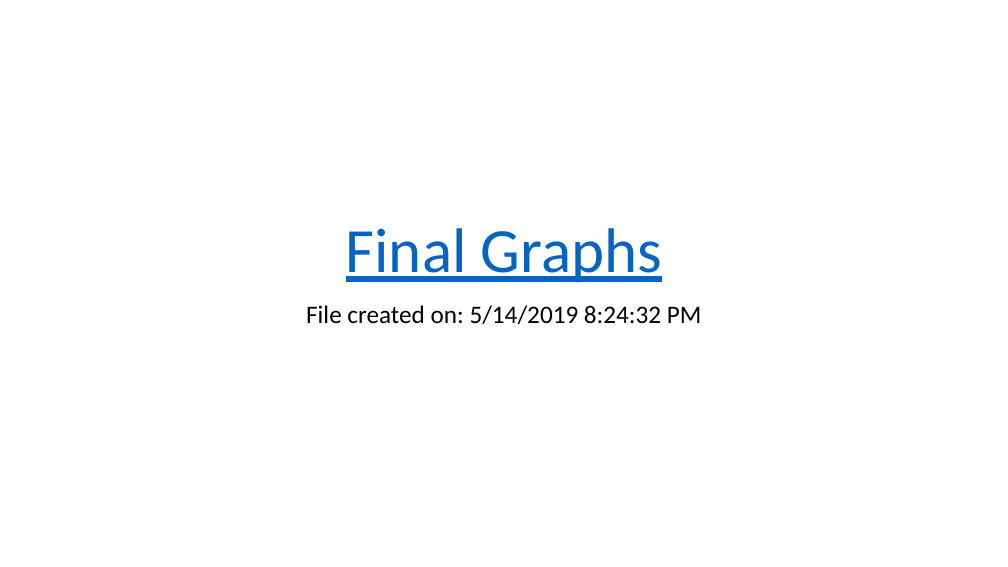
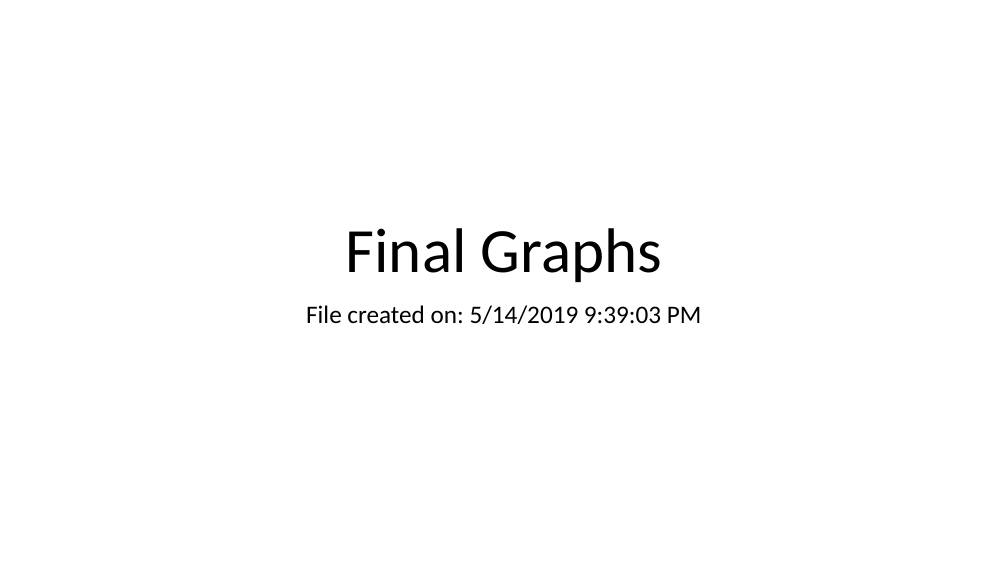
Before and after one commit to CamillaBahr/Final-Project, a slide deck: slide 1 of Cammi's work/final graphs.pptx. Drawn at 1008x567 pixels with LibreOffice and Linux fonts; fonts in the diff are those of the drawing. Boxes give left, top, right and bottom in pixels: in the first picture for what was removed or moved away, otherwise in the second. Text is boxed around its words. In the diff, an @@ line names an element or a change of style, - is before the commit and + after.

```diff
--- a/Cammi's work/final graphs.pptx
+++ b/Cammi's work/final graphs.pptx
@@ title "Final Graphs" at bbox=[346, 228, 662, 282]: text colour #0563C1 to #000000, underline off @@
@@ subtitle at bbox=[306, 305, 702, 324]: text changed @@
-File created on: 5/14/2019 8:24:32 PM
+File created on: 5/14/2019 9:39:03 PM
```
Also in this commit, not shown: 26 slides added, 1 slide removed, 2 other files.
